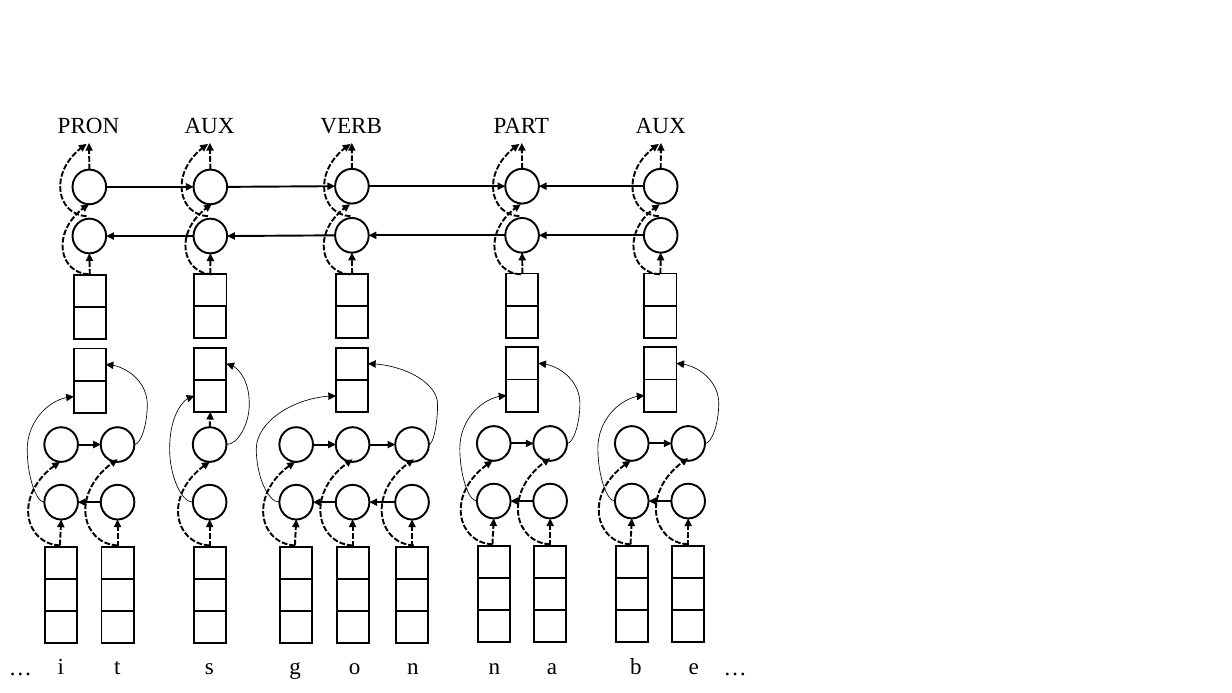
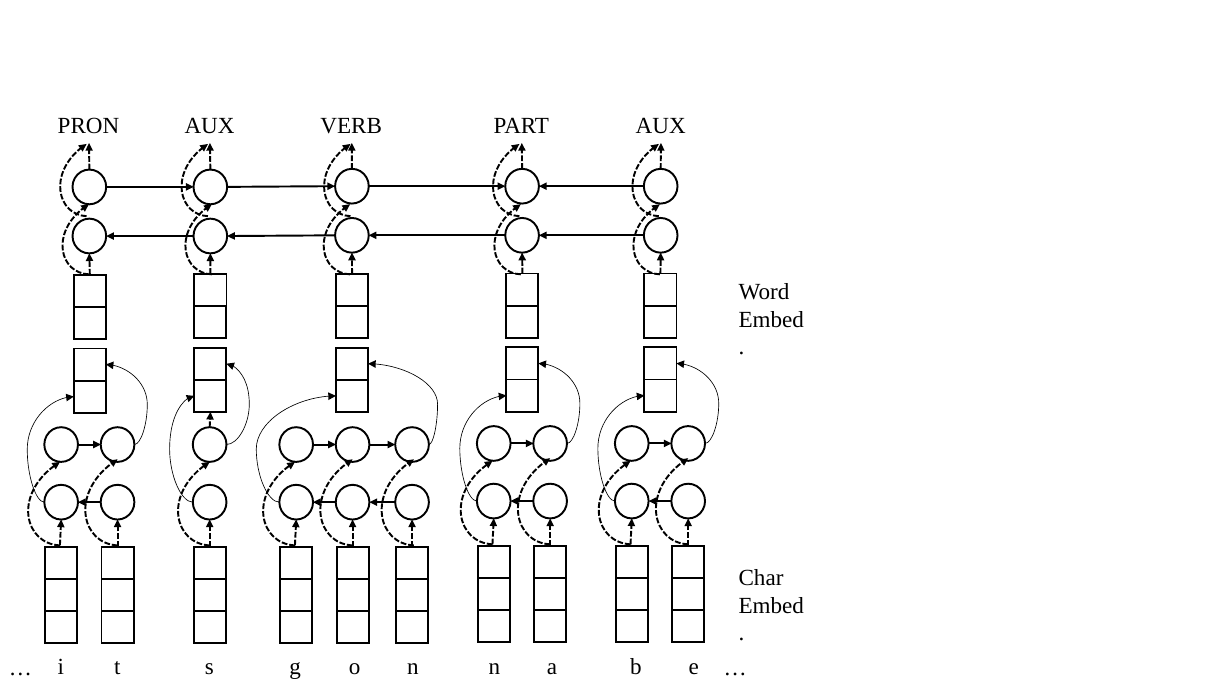
Before and after one commit to zhu-y11/TweeParPaper, a slide deck: slide 1 of graphics/bilstm_postagger.pptx. Drawn at 1232x693 pixels with LibreOffice and Linux fonts; fonts in the diff are those of the drawing. Boxes give left, top, right and bottom in pixels: in the first picture for what was removed or moved away, otherwise in the second. Text is boxed around its words. In the diff, an @@ line names an element or a change of style, - is before the commit and + after.

```diff
--- a/graphics/bilstm_postagger.pptx
+++ b/graphics/bilstm_postagger.pptx
@@ text added at (739, 283, 804, 328), 18 pt, text #000000 @@
+Word Embed.
@@ text added at (739, 569, 804, 614), 18 pt, text #000000 @@
+Char Embed.
```
Also in this commit, not shown: 7 other files.
